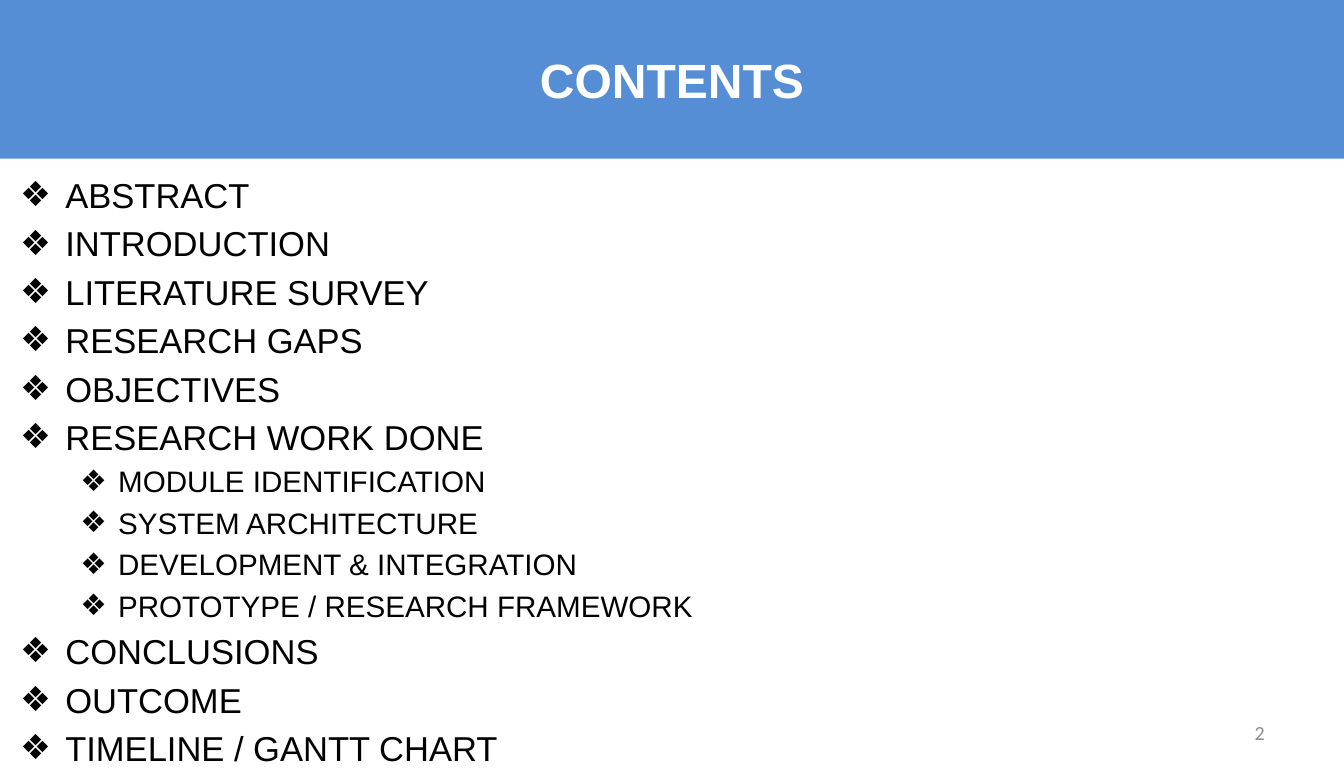
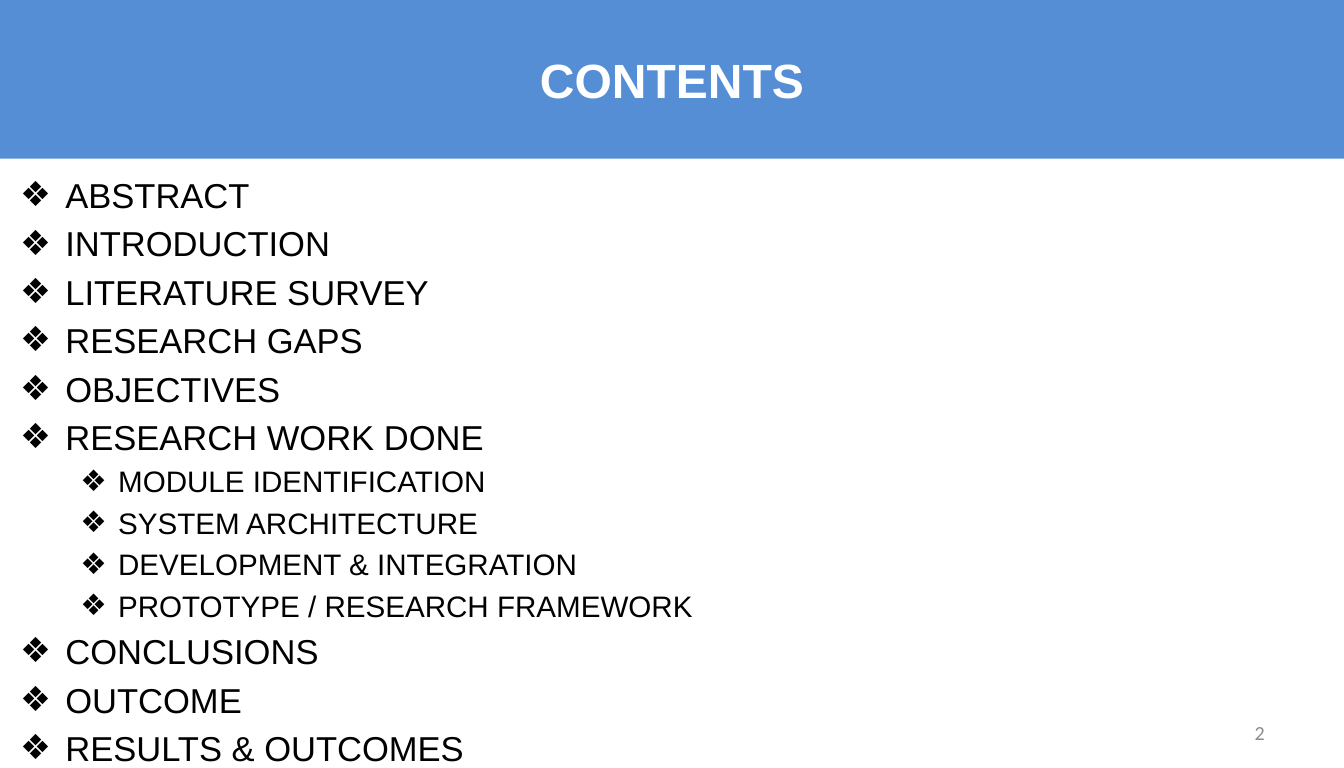
Before and after one commit to sricharansk/Major-Project, a slide deck: slide 2 of presentation/Final_Review_S_K_Sricharan_25MML1010.pptx. Drawn at 1344x768 pixels with LibreOffice and Linux fonts; fonts in the diff are those of the drawing. Boxes give left, top, right and bottom in pixels: in the first picture for what was removed or moved away, otherwise in the second. Text is boxed around its words. In the diff, an @@ line names an element or a change of style, - is before the commit and + after.

```diff
--- a/presentation/Final_Review_S_K_Sricharan_25MML1010.pptx
+++ b/presentation/Final_Review_S_K_Sricharan_25MML1010.pptx
@@ text at [65, 737, 463, 762]: text changed @@
-❖ TIMELINE / GANTT CHART
+❖ RESULTS & OUTCOMES
```
Also in this commit, not shown: 1 other slide changed, 6 slides added, 1 slide removed, 15 other files.
